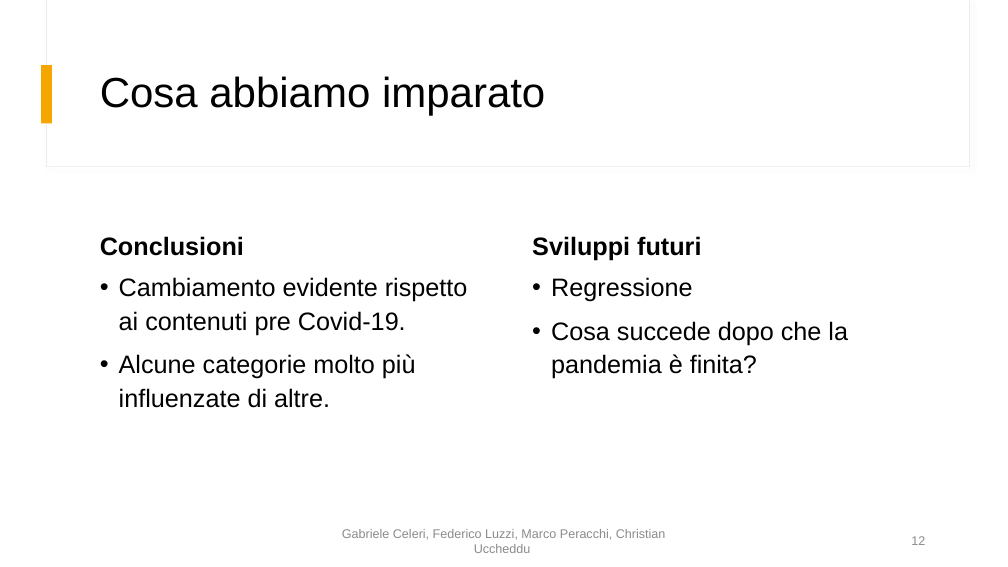
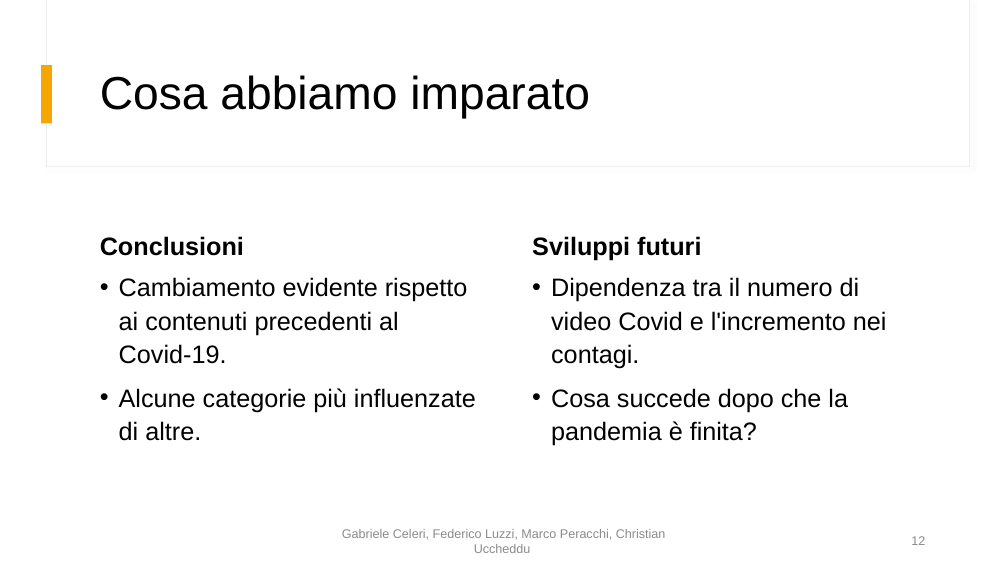
Before and after one commit to fedelux3/Youtube_trending_analysis, a slide deck: slide 12 of presentazione/presentazione.pptx. Drawn at 1008x567 pixels with LibreOffice and Linux fonts; fonts in the diff are those of the drawing. Boxes give left, top, right and bottom in pixels: in the first picture for what was removed or moved away, otherwise in the second. Text is boxed around its words. In the diff, an @@ line names an element or a change of style, - is before the commit and + after.

```diff
--- a/presentazione/presentazione.pptx
+++ b/presentazione/presentazione.pptx
@@ title "Cosa abbiamo imparato" at bbox=[100, 75, 590, 118]: size 40 to 44 pt @@
@@ text at bbox=[119, 277, 476, 441]: text changed @@
-• Cambiamento evidente rispetto ai contenuti pre Covid-19.
-• Alcune categorie molto più influenzate di altre.
+• Cambiamento evidente rispetto ai contenuti precedenti al Covid-19.
+• Alcune categorie più influenzate di altre.
@@ text at bbox=[551, 277, 887, 369]: text changed @@
-• Regressione
+• Dipendenza tra il numero di video Covid e l'incremento nei contagi.
```
Also in this commit, not shown: 10 other slides changed.
